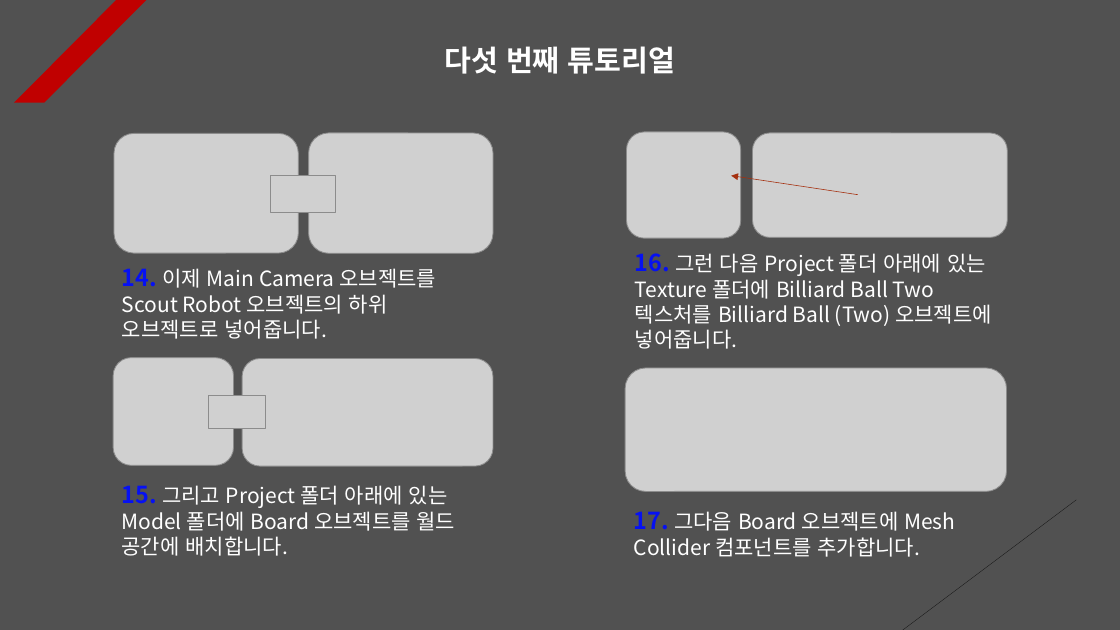
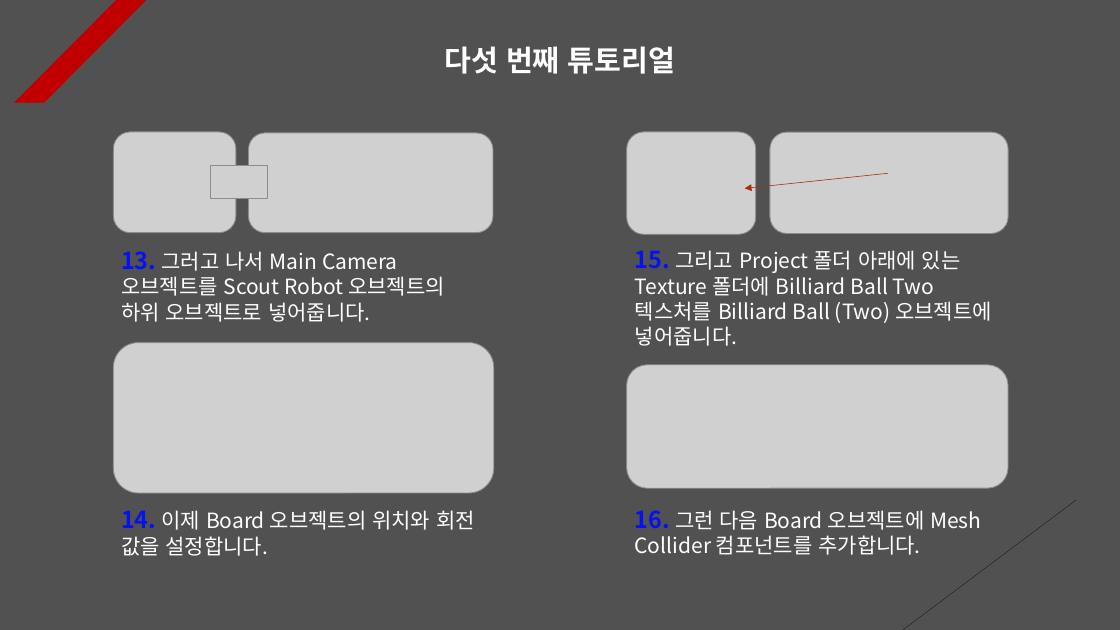
Before and after one commit to Unity2033/3D-UnityEngine, a slide deck: slide 5 of Assets/Physics/PPT Data/Physics Example.pptx. Drawn at 1120x630 pixels with LibreOffice and Linux fonts; fonts in the diff are those of the drawing; grey boxes stand for pictures. Boxes give left, top, right and bottom in pixels: in the first picture for what was removed or moved away, otherwise in the second. Text is boxed around its words. In the diff, an @@ line names an element or a change of style, - is before the commit and + after.

```diff
--- a/Assets/Physics/PPT Data/Physics Example.pptx
+++ b/Assets/Physics/PPT Data/Physics Example.pptx
@@ picture: place and size @@
-picture at <box>114,134,299,254</box>
+picture at <box>113,132,236,233</box>
@@ picture: place and size @@
-picture at <box>308,133,493,253</box>
+picture at <box>249,133,493,233</box>
@@ picture: place and size @@
-picture at <box>627,132,741,238</box>
+picture at <box>627,132,756,234</box>
@@ picture: place and size @@
-picture at <box>753,133,1007,237</box>
+picture at <box>770,132,1009,234</box>
@@ picture at <box>210,166,268,198</box>: rotation 0 to 180 degrees @@
@@ arrow moved from (858, 195) - (731, 176) to (888, 173) - (744, 188) @@
@@ text at <box>121,251,445,322</box>: text changed @@
-14. 이제 Main Camera 오브젝트를 Scout Robot 오브젝트의 하위 오브젝트로 넣어줍니다.
+13. 그러고 나서 Main Camera 오브젝트를 Scout Robot 오브젝트의 하위 오브젝트로 넣어줍니다.
@@ text at <box>635,250,992,346</box>: text changed @@
-16. 그런 다음 Project 폴더 아래에 있는 Texture 폴더에 Billiard Ball Two 텍스처를 Billiard Ball (Two) 오브젝트에 넣어줍니다.
+15. 그리고 Project 폴더 아래에 있는 Texture 폴더에 Billiard Ball Two 텍스처를 Billiard Ball (Two) 오브젝트에 넣어줍니다.
@@ picture removed at <box>113,358,234,465</box> @@
@@ picture added at <box>113,343,494,493</box> @@
@@ picture removed at <box>242,359,493,466</box> @@
@@ picture: place and size @@
-picture at <box>625,368,1007,492</box>
+picture at <box>627,365,1008,488</box>
@@ picture removed at <box>208,396,266,429</box> @@
@@ text at <box>121,510,475,556</box>: text changed @@
-15. 그리고 Project 폴더 아래에 있는 Model 폴더에 Board 오브젝트를 월드 공간에 배치합니다.
+14. 이제 Board 오브젝트의 위치와 회전 값을 설정합니다.
@@ text at <box>635,510,981,555</box>: text changed @@
-17. 그다음 Board 오브젝트에 Mesh Collider 컴포넌트를 추가합니다.
+16. 그런 다음 Board 오브젝트에 Mesh Collider 컴포넌트를 추가합니다.
```
Also in this commit, not shown: 12 other slides changed, 3 slides added, 1 slide removed, 14 other files.
